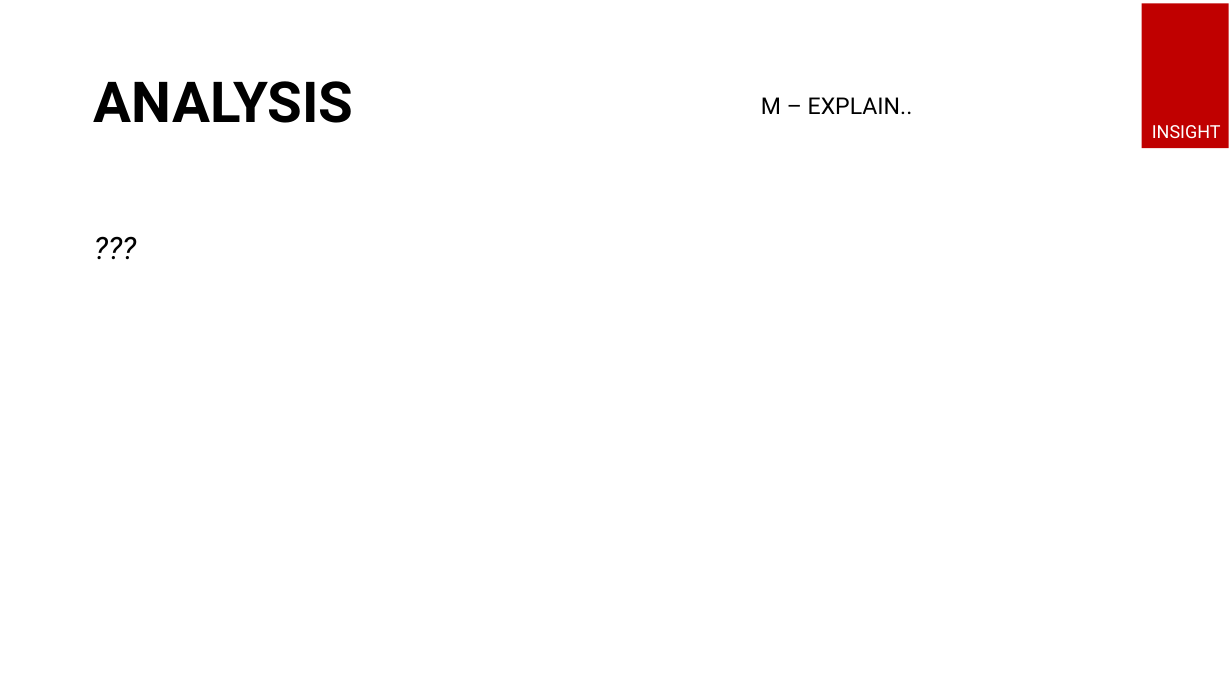
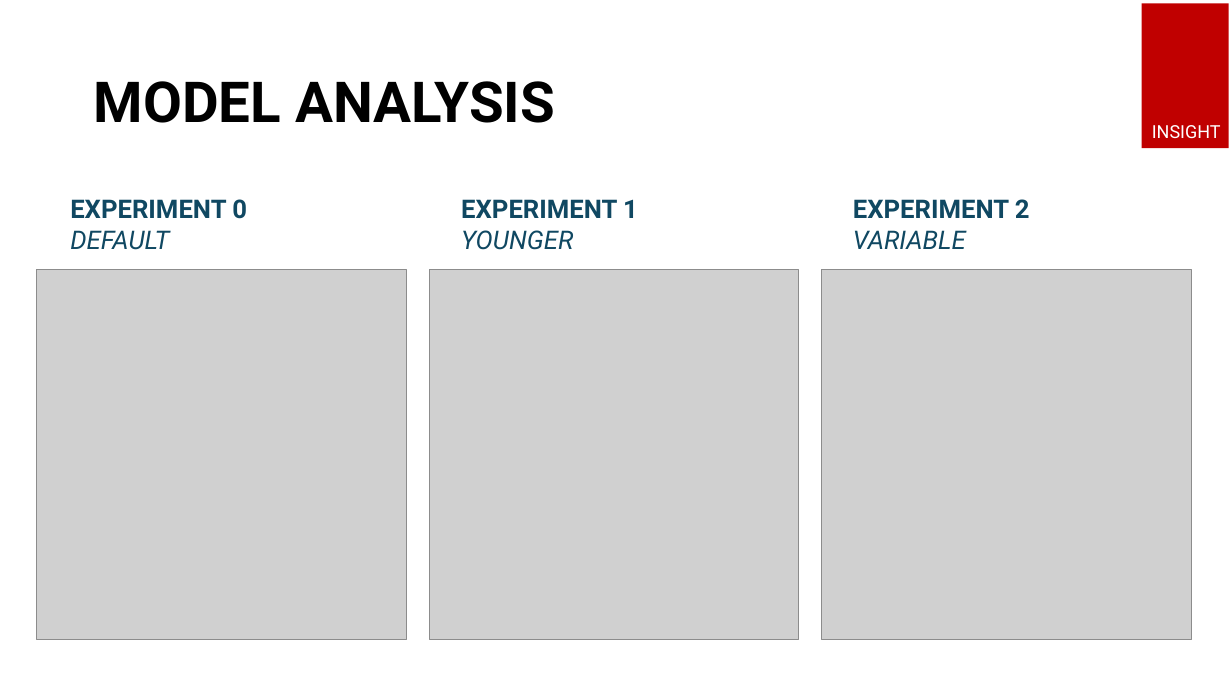
Before and after one commit to ijoshdavis/KSU-STAT-7100_MCSP, a slide deck: slide 15 of deliverables/Week 8 - Presentation_JLD.pptx (slide 9 before the commit). Drawn at 1232x693 pixels with LibreOffice and Linux fonts; fonts in the diff are those of the drawing; grey boxes stand for pictures. Boxes give left, top, right and bottom in pixels: in the first picture for what was removed or moved away, otherwise in the second. Text is boxed around its words. In the diff, an @@ line names an element or a change of style, - is before the commit and + after.

```diff
--- a/deliverables/Week 8 - Presentation_JLD.pptx
+++ b/deliverables/Week 8 - Presentation_JLD.pptx
@@ title at box(94, 81, 555, 123): text changed @@
-ANALYSIS
+MODEL ANALYSIS
@@ text removed at box(761, 97, 913, 114) @@
-M – EXPLAIN..
@@ text added at box(70, 199, 247, 250), 20 pt, text #104862, bold @@
+EXPERIMENT 0
+DEFAULT
@@ text removed at box(85, 185, 1148, 625) @@
-???
@@ text added at box(461, 199, 638, 250), 20 pt, text #104862, bold @@
+EXPERIMENT 1
+YOUNGER
@@ text added at box(853, 199, 1030, 249), 20 pt, text #104862, bold @@
+EXPERIMENT 2
+VARIABLE
@@ picture added at box(37, 270, 407, 640) @@
@@ picture added at box(430, 270, 799, 640) @@
@@ picture added at box(822, 270, 1191, 640) @@
```
Also in this commit, not shown: 6 other slides changed, 10 slides added, 3 slides removed, 55 other files.
